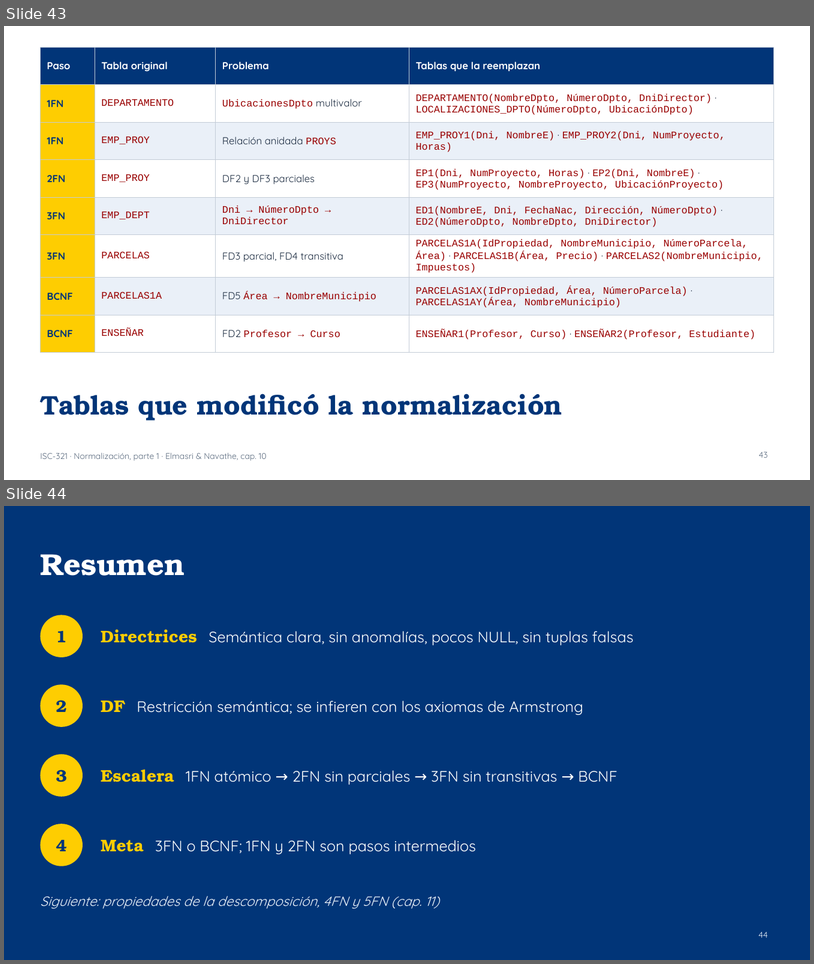
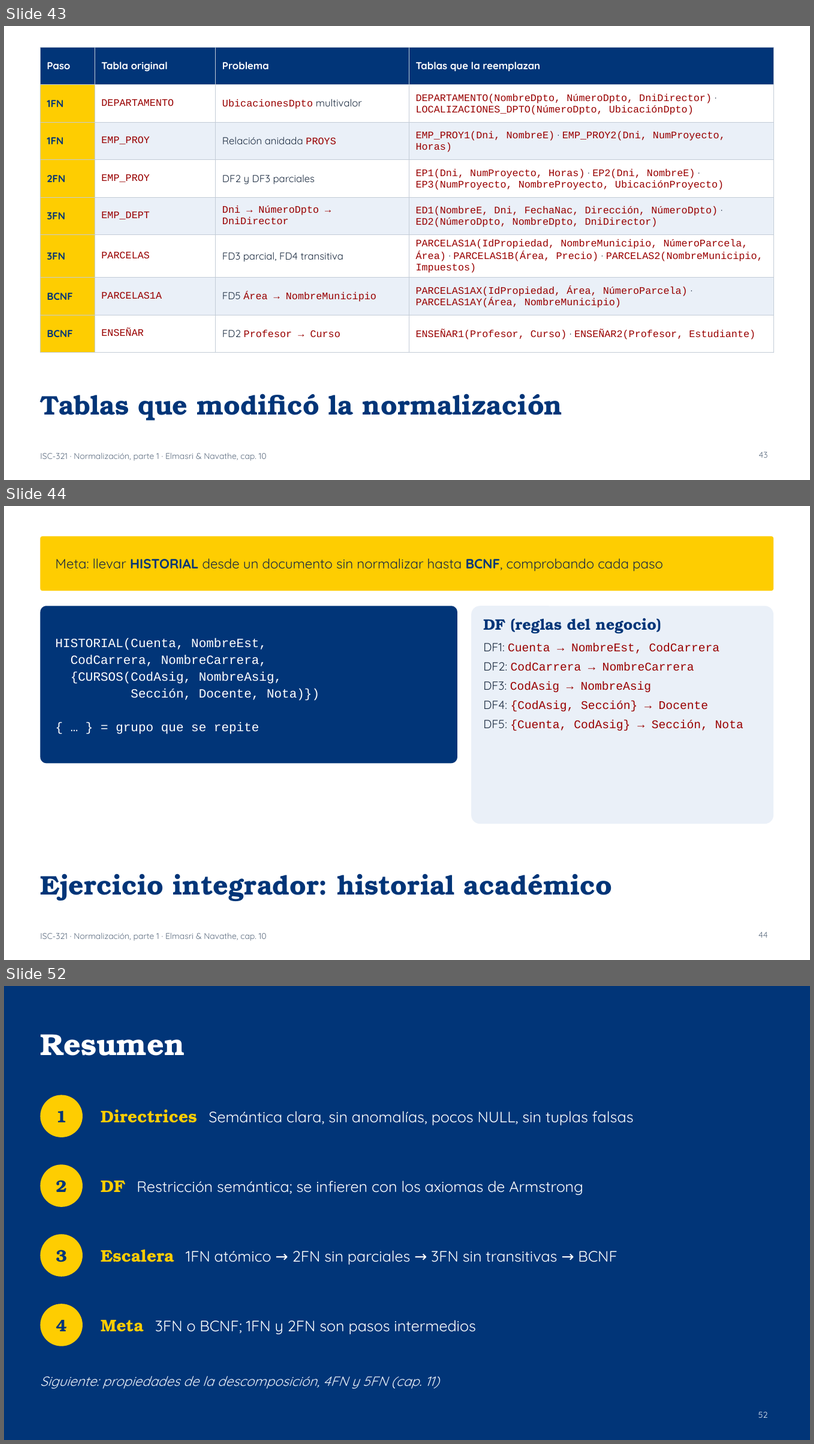
Before and after one commit to ISCODIGO/iscodigo.github.io, a slide deck: isc-321/unidad-3/normalizacion.pptx. Shown one above the other, each under a label of ours: slides 43 and 44 before the commit, slides 43, 44 and 52 after it; the slides between them are not shown. The pictures are 814x964 and 814x1444 pixels, drawn with LibreOffice and Linux fonts; fonts in the diff are those of the drawing. Boxes give left, top, right and bottom in pixels: in the first picture for what was removed or moved away, otherwise in the second. Text is boxed around its words. In the diff, an @@ line names an element or a change of style, - is before the commit and + after.

Commit message:
chore: ignore ejercicios dir and update normalizacion slides
Add **/ejercicios/ to .gitignore to prevent committing exercise files, and
update the unidad-3 normalizacion presentation with revised content.

```diff
--- a/isc-321/unidad-3/normalizacion.pptx
+++ b/isc-321/unidad-3/normalizacion.pptx
@@ slide 44 added at <box>4,506,810,960</box>, background #FFFFFF; not listed: 1 template element that a slide beside it also shows @@
@@ rounded rectangle added at <box>40,536,774,591</box>, fill #FECD01 @@
@@ text added at <box>56,558,663,571</box>, 16 pt, text #1B2B40 @@
+Meta: llevar HISTORIAL desde un documento sin normalizar hasta BCNF, comprobando cada paso
@@ rounded rectangle added at <box>40,606,458,763</box>, fill #013578 @@
@@ rounded rectangle added at <box>471,606,774,823</box>, fill #EAF0F8 @@
@@ text added at <box>483,618,744,730</box>, 14 pt, text #990000 @@
+DF (reglas del negocio)
+DF1: Cuenta → NombreEst, CodCarrera
+DF2: CodCarrera → NombreCarrera
+DF3: CodAsig → NombreAsig
+DF4: {CodAsig, Sección} → Docente
+DF5: {Cuenta, CodAsig} → Sección, Nota
@@ text added at <box>56,638,320,734</box>, 15 pt, text #FFFFFF @@
+HISTORIAL(Cuenta, NombreEst,
+CodCarrera, NombreCarrera,
+{CURSOS(CodAsig, NombreAsig,
+Sección, Docente, Nota)})
+{ … } = grupo que se repite
@@ title added at <box>40,873,612,901</box>, 32 pt, text #013578, bold @@
+Ejercicio integrador: historial académico
@@ page number added at <box>759,931,768,937</box>, 10 pt, text #5B6B7F @@
+44
@@ what was slide 44 is now slide 52 @@
@@ page number at <box>759,1411,768,1417</box>: text changed @@
-44
+52
```
Also in this commit, not shown: 1 slide changed, 7 other slides added, 1 other file.
